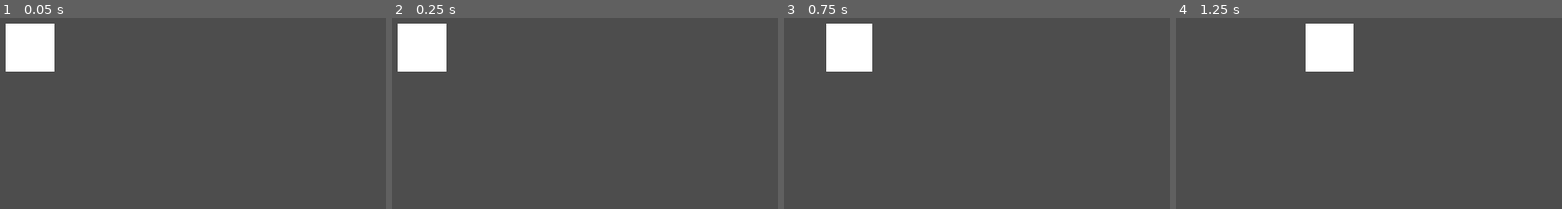
Above: before the commit, frames 1-4 (left to right).
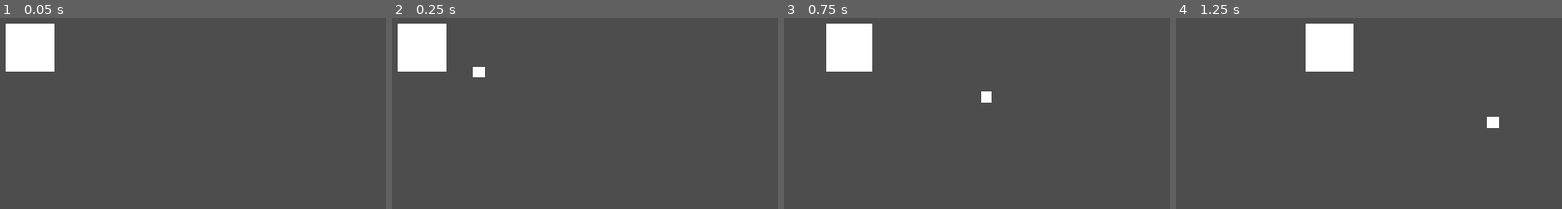
Above: after the commit, the same moments.

Repository: duckxy166/pong
Game: Godot game, scene res://main.tscn
The game is run twice, just before and just after one commit, with the same random seed, the same clock (stepped at 60 frames per second) and the same inputs.
Inputs:
- Up to frame 1 (0.05 s): no input
- Up to frame 2 (0.25 s): no input
- Up to frame 3 (0.75 s): hold Right (ui_right) from 0.53 s (still down)
- Up to frame 4 (1.25 s): keep holding Right (ui_right)

Frame 1 is identical in both runs. In frame 2, 0.2% of the frame differs, in the area x 20-25%, y 25-32%; in frame 3, 0.2%; in frame 4, 0.2%, in the area x 80-84%, y 51-58%.

Commit message:
Add paddle

Diff:
--- a/main.tscn
+++ b/main.tscn
@@ -1,6 +1,10 @@
 [gd_scene format=3 uid="uid://b821myv7hqira"]
 
 [ext_resource type="Script" uid="uid://c8fh0pafrm627" path="res://color_rect.gd" id="1_ig7tw"]
+[ext_resource type="PackedScene" uid="uid://de78u6sepvyir" path="res://ball.tscn" id="2_0xm2m"]
+
+[sub_resource type="RectangleShape2D" id="RectangleShape2D_h2yge"]
+size = Vector2(1280, 20)
 
 [node name="Main" type="Node2D" unique_id=2124605723]
 
@@ -10,3 +14,18 @@
 offset_right = 680.0
 offset_bottom = 380.0
 script = ExtResource("1_ig7tw")
+
+[node name="WallTop" type="StaticBody2D" parent="." unique_id=2057521043]
+position = Vector2(640, 0)
+
+[node name="CollisionShape2D" type="CollisionShape2D" parent="WallTop" unique_id=49733617]
+shape = SubResource("RectangleShape2D_h2yge")
+
+[node name="WallBottom" type="StaticBody2D" parent="." unique_id=580119446]
+position = Vector2(640, 720)
+
+[node name="CollisionShape2D" type="CollisionShape2D" parent="WallBottom" unique_id=2037689013]
+shape = SubResource("RectangleShape2D_h2yge")
+
+[node name="Ball" parent="." unique_id=1057295766 instance=ExtResource("2_0xm2m")]
+position = Vector2(640, 360)
--- /dev/null
+++ b/paddle.tscn
@@ -0,0 +1,15 @@
+[gd_scene format=3 uid="uid://d4j7xe1qi3tfu"]
+
+[sub_resource type="RectangleShape2D" id="RectangleShape2D_ut3sq"]
+size = Vector2(20, 120)
+
+[node name="Paddle" type="CharacterBody2D" unique_id=554092140 groups=["paddle"]]
+
+[node name="CollisionShape2D" type="CollisionShape2D" parent="." unique_id=1204318384]
+shape = SubResource("RectangleShape2D_ut3sq")
+
+[node name="ColorRect" type="ColorRect" parent="." unique_id=1353340326]
+offset_left = -10.0
+offset_top = -60.0
+offset_right = 10.0
+offset_bottom = 60.0
